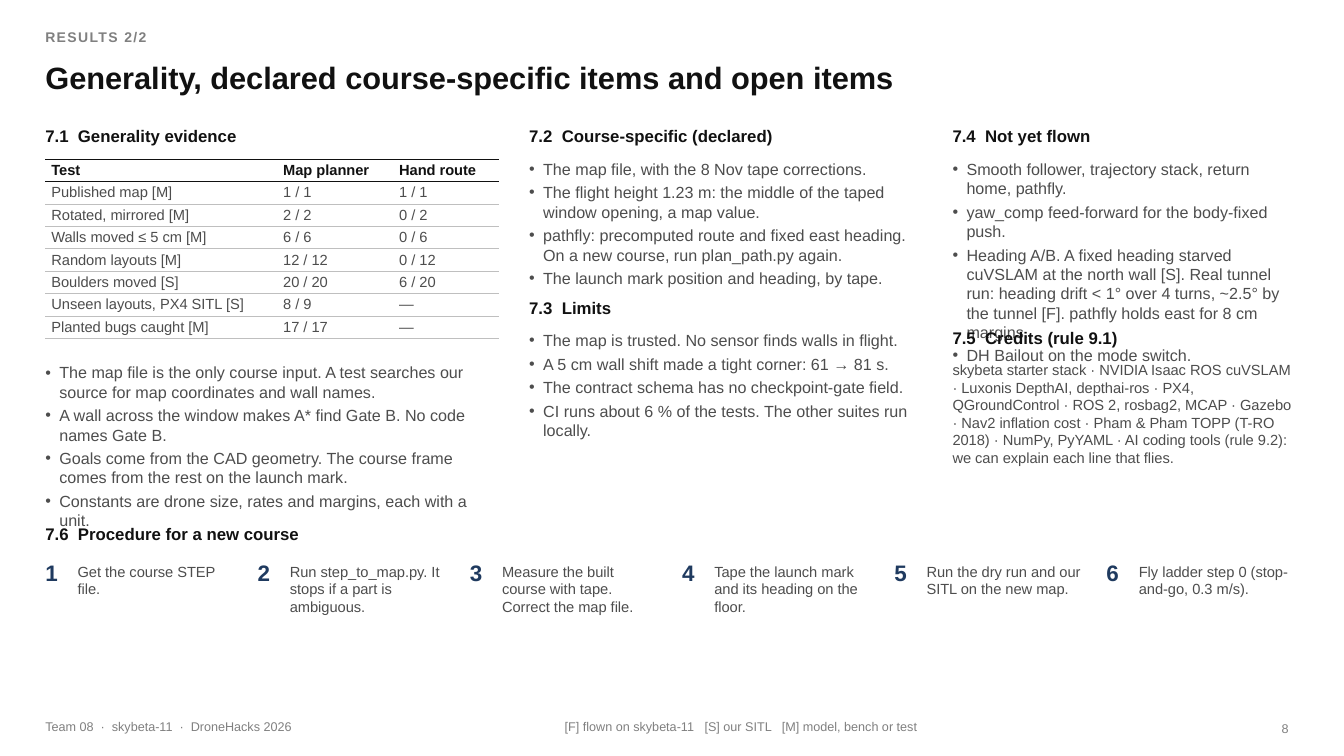
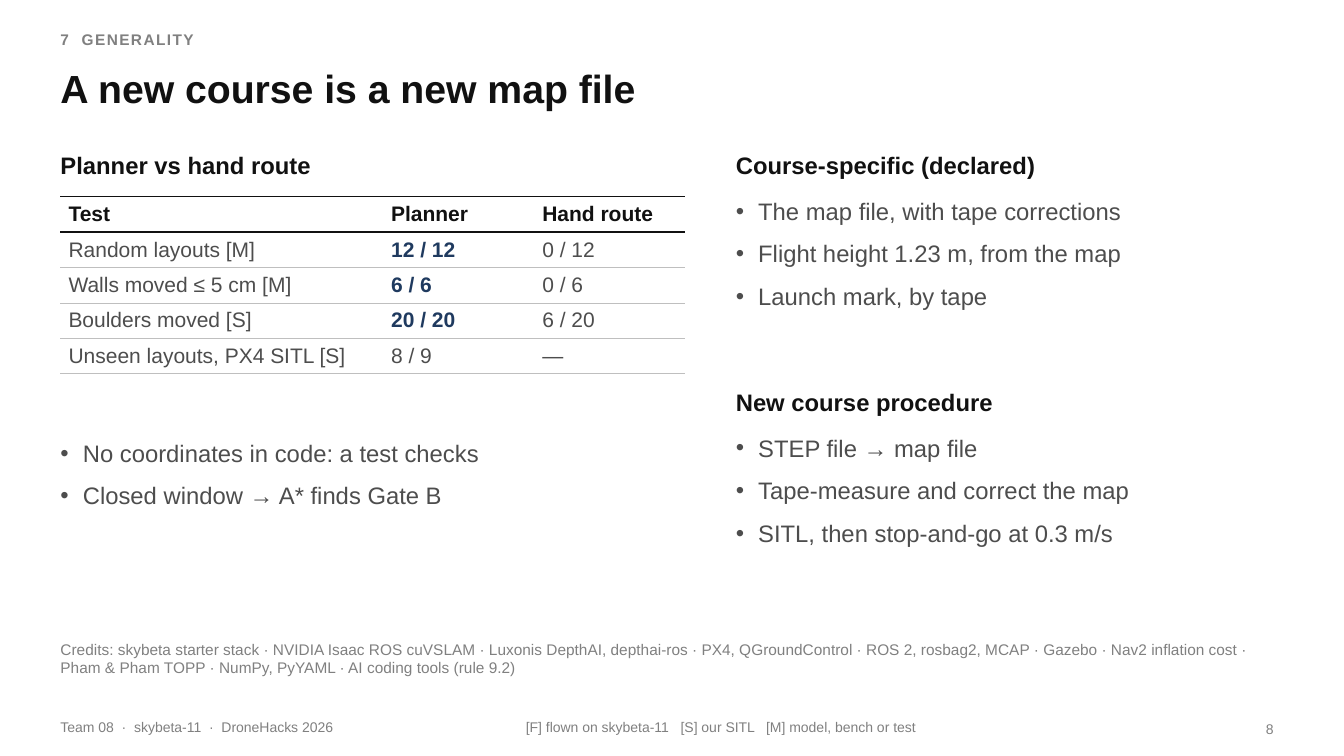
Before and after one commit to moterodiaz/DroneHacks, a slide deck: slide 8 of docs/presentation/DroneHacks-Team08-technical.pptx. Drawn at 1344x756 pixels with LibreOffice and Linux fonts; fonts in the diff are those of the drawing. Boxes give left, top, right and bottom in pixels: in the first picture for what was removed or moved away, otherwise in the second. Text is boxed around its words. In the diff, an @@ line names an element or a change of style, - is before the commit and + after.

```diff
--- a/docs/presentation/DroneHacks-Team08-technical.pptx
+++ b/docs/presentation/DroneHacks-Team08-technical.pptx
@@ text at bbox=[60, 34, 194, 45]: text changed; size 10 to 11 pt @@
-RESULTS 2/2
+7 GENERALITY
@@ title at bbox=[60, 74, 636, 111]: text changed; size 22 to 28 pt @@
-Generality, declared course-specific items and open items
+A new course is a new map file
@@ text removed at bbox=[953, 130, 1091, 146] @@
-7.4 Not yet flown
@@ text at bbox=[60, 156, 311, 175]: text changed; size 12 to 17 pt @@
-7.1 Generality evidence
+Planner vs hand route
@@ text at bbox=[736, 156, 1035, 179]: text changed; size 12 to 17 pt @@
-7.2 Course-specific (declared)
+Course-specific (declared)
@@ text removed at bbox=[967, 163, 1279, 365] @@
-• Smooth follower, trajectory stack, return home, pathfly.
-• yaw_comp feed-forward for the body-fixed push.
-• Heading A/B. A fixed heading starved cuVSLAM at the north wall [S]. Real tunnel run: heading drift < 1° over 4 turns, ~2.5° by the tunnel [F]. pathfly holds east for 8 cm margins.
-• DH Bailout on the mode switch.
@@ table at bbox=[60, 197, 686, 371] @@
-row 1: Test | Map planner | Hand route
-row 2: Published map [M] | 1 / 1 | 1 / 1
-row 3: Rotated, mirrored [M] | 2 / 2 | 0 / 2
+row 1: Test | Planner | Hand route
+row 2: Random layouts [M] | 12 / 12 | 0 / 12
-row 5: Random layouts [M] | 12 / 12 | 0 / 12
-row 8: Planted bugs caught [M] | 17 / 17 | —
@@ table: place and size @@
-table at bbox=[45, 159, 499, 339]
+table at bbox=[60, 197, 686, 371]
@@ text at bbox=[758, 202, 1121, 310]: text changed; size 11.5 to 17 pt @@
-• The map file, with the 8 Nov tape corrections.
-• The flight height 1.23 m: the middle of the taped window opening, a map value.
-• pathfly: precomputed route and fixed east heading. On a new course, run plan_path.py again.
-• The launch mark position and heading, by tape.
+• The map file, with tape corrections
+• Flight height 1.23 m, from the map
+• Launch mark, by tape
@@ text removed at bbox=[529, 302, 611, 314] @@
-7.3 Limits
@@ text removed at bbox=[953, 330, 1118, 348] @@
-7.5 Credits (rule 9.1)
@@ text added at bbox=[736, 393, 992, 416], 17 pt, text #111111, bold @@
+New course procedure
@@ text at bbox=[83, 444, 479, 504]: text changed; size 11.5 to 17 pt @@
-• The map file is the only course input. A test searches our source for map coordinates and wall names.
-• A wall across the window makes A* find Gate B. No code names Gate B.
-• Goals come from the CAD geometry. The course frame comes from the rest on the launch mark.
-• Constants are drone size, rates and margins, each with a unit.
+• No coordinates in code: a test checks
+• Closed window → A* finds Gate B
@@ text at bbox=[758, 439, 1129, 547]: text changed; size 11.5 to 17 pt @@
-• The map is trusted. No sensor finds walls in flight.
-• A 5 cm wall shift made a tight corner: 61 → 81 s.
-• The contract schema has no checkpoint-gate field.
-• CI runs about 6 % of the tests. The other suites run locally.
+• STEP file → map file
+• Tape-measure and correct the map
+• SITL, then stop-and-go at 0.3 m/s
@@ text removed at bbox=[45, 528, 299, 540] @@
-7.6 Procedure for a new course
@@ text removed at bbox=[45, 565, 57, 581] @@
-1
@@ text removed at bbox=[78, 566, 215, 594] @@
-Get the course STEP file.
@@ text removed at bbox=[258, 565, 270, 581] @@
-2
@@ text removed at bbox=[290, 567, 439, 615] @@
-Run step_to_map.py. It stops if a part is ambiguous.
@@ text removed at bbox=[470, 565, 482, 582] @@
-3
@@ text removed at bbox=[502, 566, 634, 615] @@
-Measure the built course with tape. Correct the map file.
@@ text removed at bbox=[682, 565, 694, 581] @@
-4
@@ text removed at bbox=[714, 566, 858, 612] @@
-Tape the launch mark and its heading on the floor.
@@ text removed at bbox=[894, 565, 906, 581] @@
-5
@@ text removed at bbox=[927, 566, 1080, 597] @@
-Run the dry run and our SITL on the new map.
@@ text removed at bbox=[1106, 565, 1118, 581] @@
-6
@@ text removed at bbox=[1139, 566, 1288, 597] @@
-Fly ladder step 0 (stop-and-go, 0.3 m/s).
@@ text at bbox=[60, 644, 1237, 676]: text changed; size 10.5 to 11 pt; text colour #4D4D4D to #808080 @@
-skybeta starter stack · NVIDIA Isaac ROS cuVSLAM · Luxonis DepthAI, depthai-ros · PX4, QGroundControl · ROS 2, rosbag2, MCAP · Gazebo · Nav2 inflation cost · Pham & Pham TOPP (T-RO 2018) · NumPy, PyYAML · AI coding tools (rule 9.2): we can explain each line that flies.
+Credits: skybeta starter stack · NVIDIA Isaac ROS cuVSLAM · Luxonis DepthAI, depthai-ros · PX4, QGroundControl · ROS 2, rosbag2, MCAP · Gazebo · Nav2 inflation cost · Pham & Pham TOPP · NumPy, PyYAML · AI coding tools (rule 9.2)
@@ text "Team 08 · skybeta-11 · ...": place and size @@
-text "Team 08 · skybeta-11 · ..." at bbox=[45, 722, 292, 734]
+text "Team 08 · skybeta-11 · ..." at bbox=[60, 722, 333, 735]
@@ size 9 to 10 pt in 3 elements at bbox=[1266, 724, 1274, 734], bbox=[60, 722, 333, 735], bbox=[526, 722, 915, 735] @@
@@ text "[F] flown on skybeta-11 [S] ...": place and size @@
-text "[F] flown on skybeta-11 [S] ..." at bbox=[565, 722, 917, 734]
+text "[F] flown on skybeta-11 [S] ..." at bbox=[526, 722, 915, 735]
@@ page number: place and size @@
-page number at bbox=[1282, 724, 1289, 733]
+page number at bbox=[1266, 724, 1274, 734]
```
Also in this commit, not shown: 1 other slide changed, 7 slides added, 6 slides removed, 2 other files.
